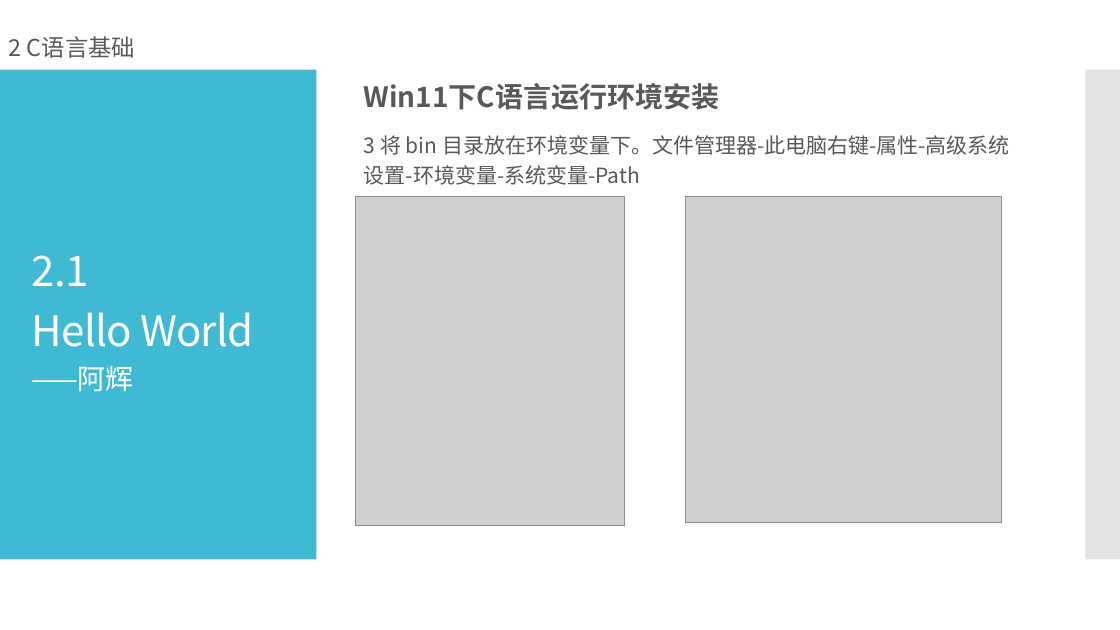
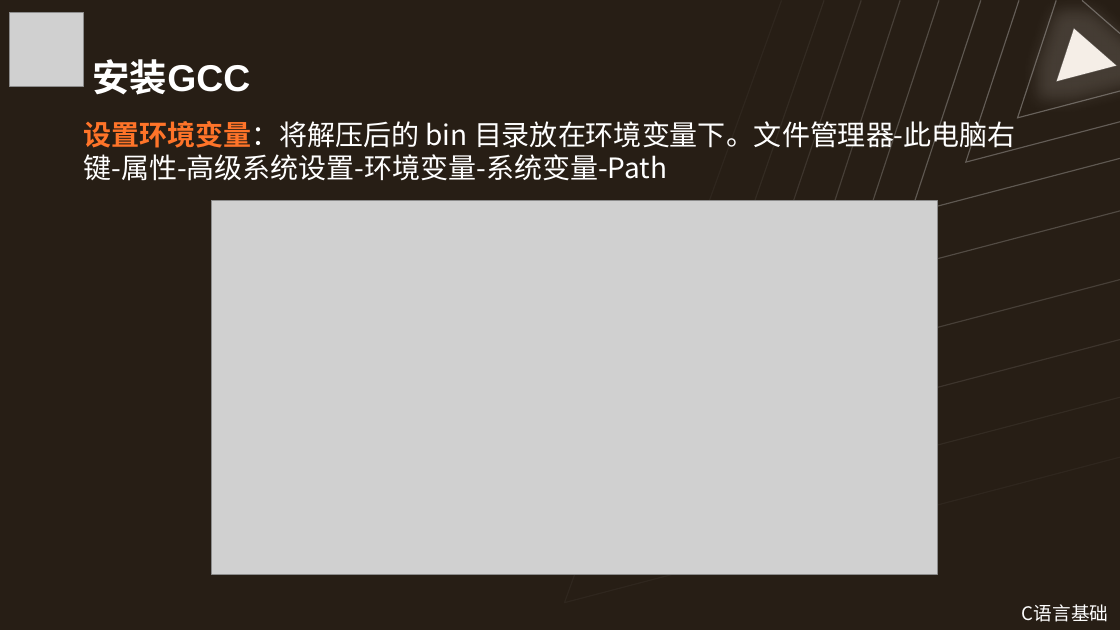
Before and after one commit to Wannerfi/CodingCourse, a slide deck: slide 11 of 2C语言基础.pptx (slide 9 before the commit). Drawn at 1120x630 pixels with LibreOffice and Linux fonts; fonts in the diff are those of the drawing; grey boxes stand for pictures. Boxes give left, top, right and bottom in pixels: in the first picture for what was removed or moved away, otherwise in the second. Text is boxed around its words. In the diff, an @@ line names an element or a change of style, - is before the commit and + after.

```diff
--- a/2C语言基础.pptx
+++ b/2C语言基础.pptx
@@ background #FFFFFF to #271E15 @@
@@ picture added at box(9, 13, 83, 87) @@
@@ freeform shape added at box(565, 0, 1120, 602), outline #FFFFFF 1 pt @@
@@ freeform shape added at box(644, 0, 1120, 522), outline #FFFFFF 1 pt @@
@@ freeform shape added at box(711, 0, 1120, 446), outline #FFFFFF 1 pt @@
@@ freeform shape added at box(781, 0, 1120, 368), outline #FFFFFF 1 pt @@
@@ freeform shape added at box(846, 0, 1120, 282), outline #FFFFFF 1 pt @@
@@ freeform shape added at box(911, 0, 1120, 213), outline #FFFFFF 1 pt @@
@@ freeform shape added at box(966, 0, 1120, 162), outline #FFFFFF 1 pt @@
@@ freeform shape added at box(1017, 0, 1120, 118), outline #FFFFFF 1 pt @@
@@ freeform shape added at box(1057, 29, 1117, 81), fill #F5EEE7, outline #FFFFFF 1 pt @@
@@ freeform shape added at box(1082, 0, 1120, 33), outline #FFFFFF 1 pt @@
@@ text removed at box(9, 36, 135, 58) @@
-2 C语言基础
@@ title added at box(93, 59, 251, 95), 32 pt, text #FFFFFF, bold @@
+安装GCC
@@ rectangle removed at box(0, 70, 317, 560) @@
@@ text removed at box(364, 83, 719, 110) @@
-Win11下C语言运行环境安装
@@ rectangle removed at box(1086, 70, 1120, 560) @@
@@ text at box(83, 117, 1016, 181): text changed; size 18 to 24 pt; text colour #595959 to #FFFFFF @@
-3 将 bin 目录放在环境变量下。文件管理器-此电脑右键-属性-高级系统设置-环境变量-系统变量-Path
+设置环境变量：将解压后的 bin 目录放在环境变量下。文件管理器-此电脑右键-属性-高级系统设置-环境变量-系统变量-Path
@@ text "设置环境变量：将解压后的 bin 目录放在环境变量下。文件管理器-此电脑右键-属性-高级系统设置-环境变量-系统变量-P ..." at box(83, 117, 1016, 181): vertical alignment middle to bottom @@
@@ picture added at box(212, 201, 938, 575) @@
@@ picture removed at box(355, 196, 624, 526) @@
@@ picture removed at box(686, 196, 1002, 523) @@
@@ title removed at box(32, 255, 254, 392) @@
-2.1
-Hello World
-——阿辉
@@ text added at box(1022, 604, 1108, 622), 16 pt, text #FFFFFF @@
+C语言基础
```
Also in this commit, not shown: 13 other slides changed, 16 slides added, 16 slides removed.
